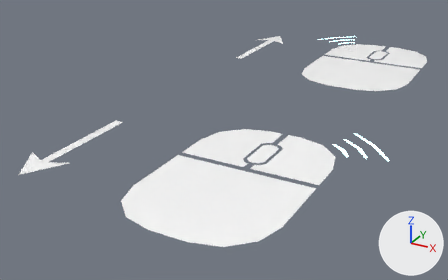
One commit to the FBX model Assets/SiberianJam/Assets/Meshes/Tips/SM_PKM.fbx: the scene before it, then after it.
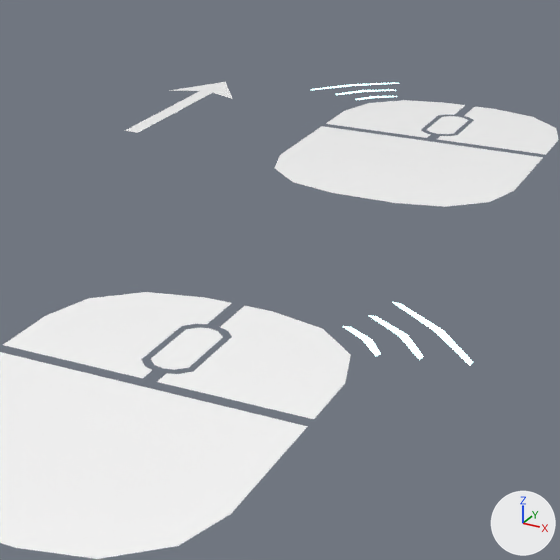
There are two pictures of each version: one whole from a 50 mm camera at (1.14, -2.2, 0.89) aimed at (0.0, -0.12, -0.15), one close up on the part from 40% to 96% of the width and 0% to 88% of the height. Arrows for +X, +Y and +Z are at lower right; the lights stay in place. The first two pictures are the older version. Where no turn or scale is listed for an object, it has been applied to the vertices.

In view in the first close-up: 'SM_PKM'.
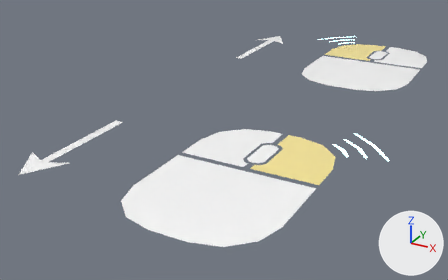
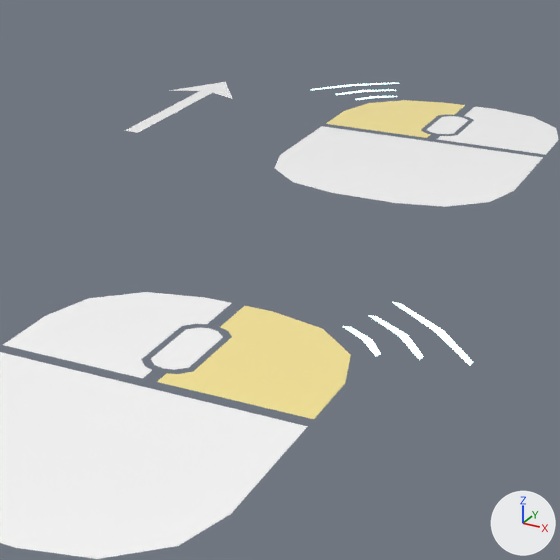
Boxes (x1, y1, x2, y2) around the edits, measured in the close-ups (560 x 560 px):
part 1 of me_mesh, recoloured (white to yellow): (157, 306, 351, 419) in both
part 2 of me_mesh, recoloured (white to yellow): (326, 100, 465, 138) in both

The edits, one by one:
Material 'M_Door' (mat_m_door) is new.
Its base color is (0.969, 0.817, 0.317) (yellow #fbe999).
Its roughness is 0.3.
me_mesh has 142 vertices, 110 faces and spans x -0.34..0.73, y -1.06..1.19, z 0.01.
me_mesh is used by ob_sm_pkm; location (0.0, 0.0, 0.0).
me_mesh part 1: 11 of the faces centred in x 0.37..0.53, y -0.6..-0.33, z 0.01 switch from mat_m_need_power (white #ffffff) to mat_m_door (yellow #fbe999).
me_mesh part 2: 11 of the faces centred in x 0.17..0.33, y 0.76..1.03, z 0.01 switch from mat_m_need_power (white #ffffff) to mat_m_door (yellow #fbe999).
